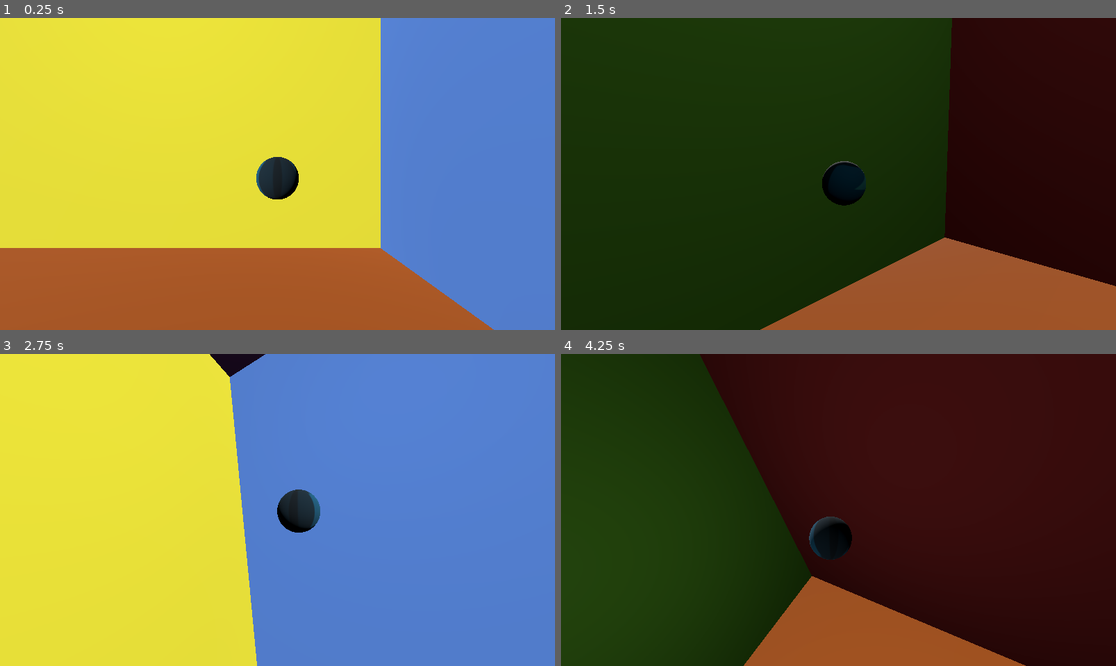
Above: before the commit, frames 1-4 (two rows, left to right).
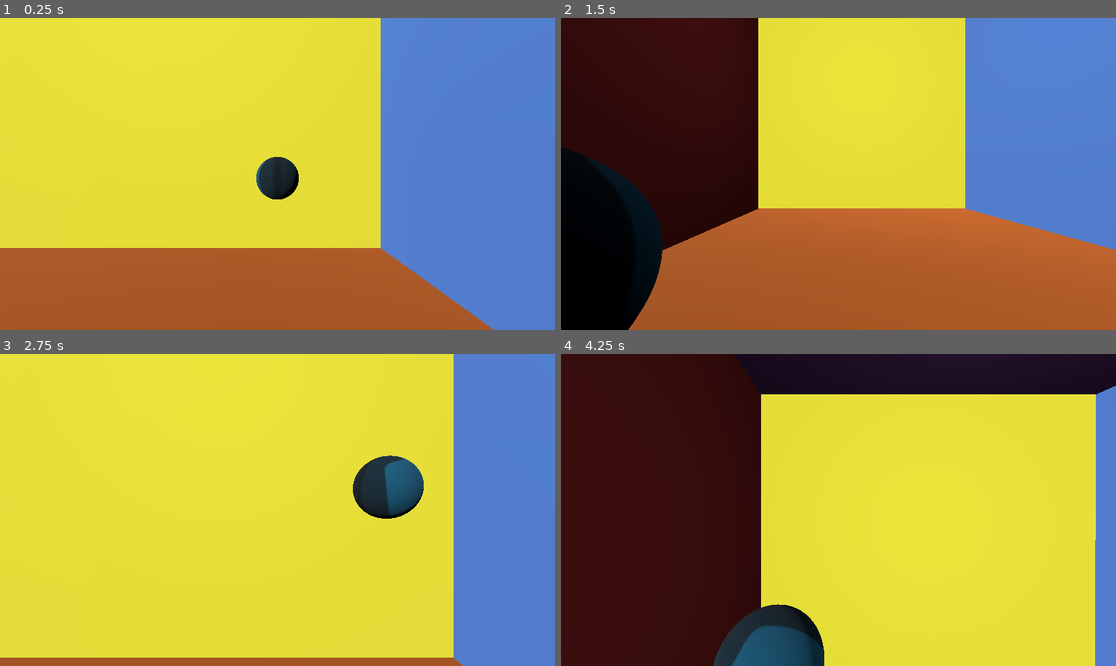
Above: after the commit, the same moments.

Repository: Mangochicken13/MangoPirateJam16
Game: Godot game, scene res://test_scene.tscn
Two runs of this game, one before a commit and one after it. Both use one fixed random seed, a clock stepped at 60 frames per second and the inputs below. The engine's default icon, where the game draws it, is replaced by a stand-in: a white triangle on a blue panel in a dark square.
Inputs (mouse positions are in pixels of both pictures, inside the frame that each line leads up to):
- Up to frame 1 (0.25 s): no input
- Up to frame 2 (1.5 s): tap Enter (ui_accept) at 0.5, 0.77 s; move the mouse to (960, 158) at 0.52 s; hold D (turn_right) 0.53-1.28 s; hold F 0.53-1.28 s; click (960, 158) at 0.67 s; move the mouse to (727, 189) at 1.27 s; hold W (turn_down) from 1.28 s (still down); tap Q at 1.35 s
- Up to frame 3 (2.75 s): tap Enter (ui_accept) at 1.52 s; move the mouse to (333, 441) at 2.02 s; release W (turn_down) at 2.03 s; hold D (turn_right) from 2.03 s (still down); tap Space at 2.1 s
- Up to frame 4 (4.25 s): move the mouse to (810, 572) at 2.77 s; release D (turn_right) at 2.78 s; hold S (turn_up) 2.78-3.53 s; tap F at 2.85 s; click (810, 572) at 2.92 s; tap Enter (ui_accept) at 3.02, 3.77 s; move the mouse to (1005, 556) at 3.52 s; hold A (turn_left) from 3.53 s (still down); hold Q from 3.53 s (still down)

The runs differ from the first frame. In frame 1, less than 0.1% of the frame differs, in the area x 46-89%, y 44-100%; in frame 2, 89%; in frame 3, 39%; in frame 4, 98%, in the area x 0-100%, y 0-100%.
Error after the commit: Attempt to call function 'get_third_person_rotation' in base 'null instance' on a null instance. (res://Components/ball.gd:48)

Commit message:
Update ball script and scene

Diff:
--- a/you-are-the-weapon/Components/ball.gd
+++ b/you-are-the-weapon/Components/ball.gd
@@ -2,17 +2,20 @@
 class_name Ball
 
 @export var mesh: MeshInstance3D
-@export var camera_target: Node3D
-
-@export var pcam: PhantomCamera3D
+@onready var ball_cam: PhantomCamera3D
 
 @export var speed: float = 20
+@export var turn_speed: float = 1
+
+const LERP_SPEED: float = 2
 
 func _ready() -> void:
+	ball_cam = owner.get_node("BallCamera")
+
 	# This line is required to make the controls work as expected before hitting a wall
 	# For some reason they are inverted without this, could be a sign that something else is benig done wrong
 	# This works for now though
-	basis = basis.looking_at(basis * speed * Vector3.FORWARD)
+	basis = Basis.looking_at(basis * speed * Vector3.FORWARD)
 
 
 func _physics_process(delta: float) -> void:
@@ -33,15 +36,17 @@
 		var normal = collision.get_normal()
 		velocity = velocity.bounce(normal)
 
-		basis = basis.looking_at(velocity)
+		# No need to multiply by delta, the remainder magnitude is already multiplied by it
+		move_and_collide(velocity.normalized() * collision.get_remainder().length())
+		basis = Basis.looking_at(velocity)
 
 
 
 func _process(delta: float) -> void:
 	# Using a lerp here to change the angle of the phantom camera spring arm
 	#   avoids manually changing the angle along with player input, and handles bouncing
-	var pcam_angle = pcam.get_third_person_rotation()
+	var ball_cam_angle = ball_cam.get_third_person_rotation()
 	for i in range(3):
-		pcam_angle[i] = lerp_angle(pcam_angle[i], global_rotation[i], 0.06)
-	pcam.set_third_person_rotation(pcam_angle)
+		ball_cam_angle[i] = lerp_angle(ball_cam_angle[i], global_rotation[i], LERP_SPEED * delta)
+	ball_cam.set_third_person_rotation(ball_cam_angle)
 	#pcam.set_third_person_rotation(lerp(pcam.get_third_person_rotation(), global_rotation, 0.06))
--- a/you-are-the-weapon/Components/ball.tscn
+++ b/you-are-the-weapon/Components/ball.tscn
@@ -12,20 +12,17 @@
 [sub_resource type="SphereMesh" id="SphereMesh_ryvd1"]
 material = SubResource("StandardMaterial3D_mh3kg")
 
-[node name="Ball" type="CharacterBody3D" node_paths=PackedStringArray("mesh", "camera_target")]
+[node name="Ball" type="CharacterBody3D" node_paths=PackedStringArray("mesh")]
 collision_mask = 6
 motion_mode = 1
 safe_margin = 0.6
 script = ExtResource("1_e50cp")
 mesh = NodePath("Pivot/MeshInstance3D")
-camera_target = NodePath("")
 
 [node name="CollisionShape3D" type="CollisionShape3D" parent="."]
-transform = Transform3D(1, 0, 0, 0, 1, 0, 0, 0, 1, 0.00149775, 0, 0)
 shape = SubResource("SphereShape3D_0gomf")
 
 [node name="Pivot" type="Node3D" parent="."]
 
 [node name="MeshInstance3D" type="MeshInstance3D" parent="Pivot"]
 mesh = SubResource("SphereMesh_ryvd1")
-skeleton = NodePath("../..")
